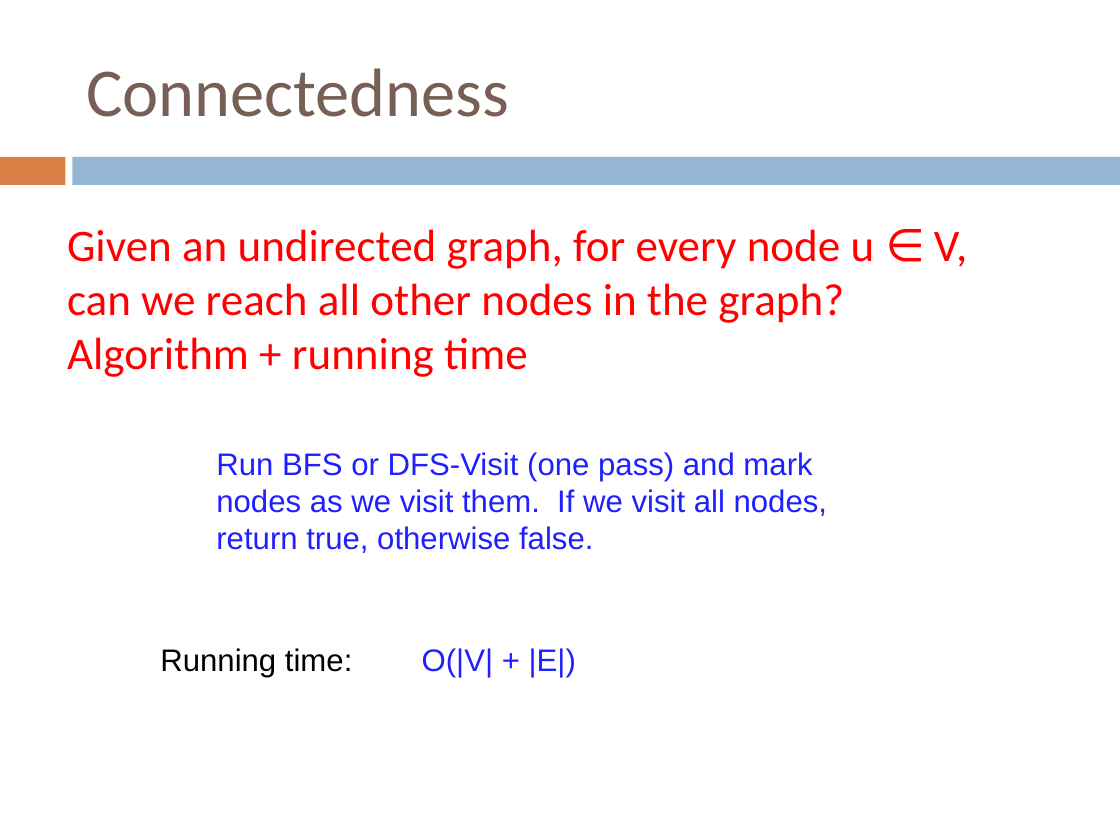
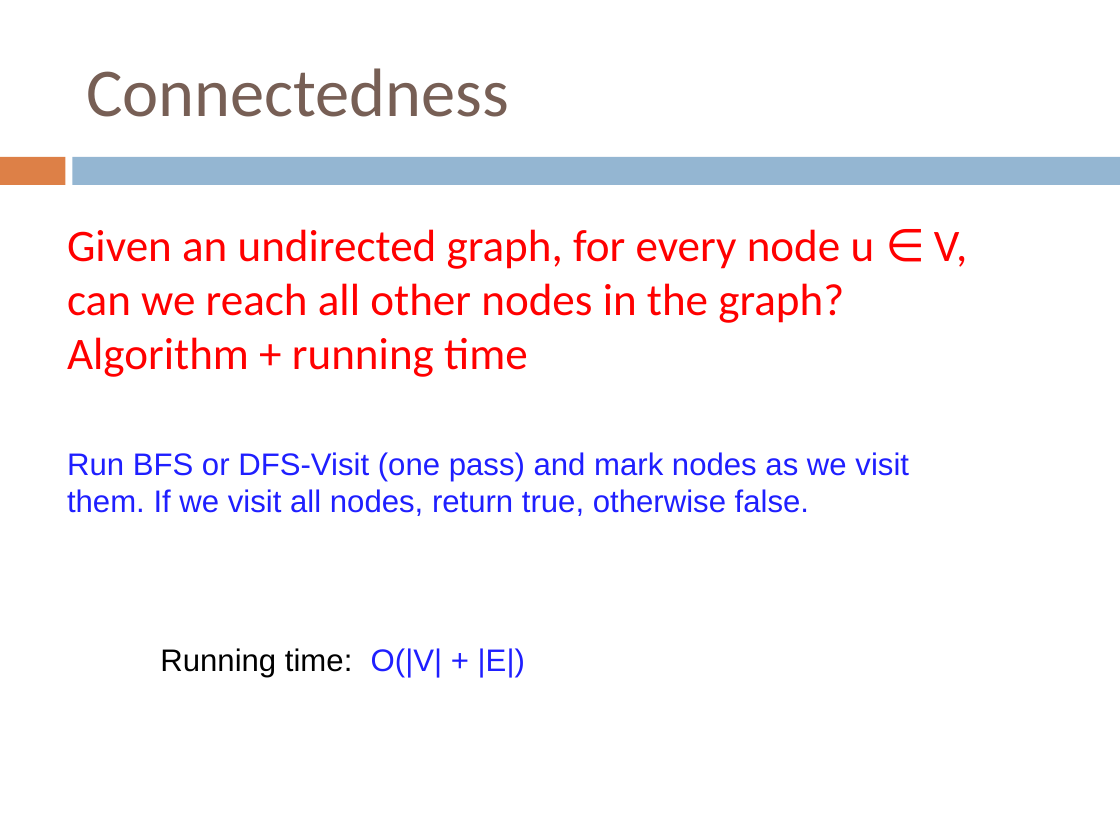
Before and after one commit to Collins-kariuk/Algorithms, a slide deck: slide 3 of Lectures/Lecture 18_More Graph Algorithms.pptx. Drawn at 1120x840 pixels with LibreOffice and Linux fonts; fonts in the diff are those of the drawing. Boxes give left, top, right and bottom in pixels: in the first picture for what was removed or moved away, otherwise in the second. Text is boxed around its words. In the diff, an @@ line names an element or a change of style, - is before the commit and + after.

```diff
--- a/Lectures/Lecture 18_More Graph Algorithms.pptx
+++ b/Lectures/Lecture 18_More Graph Algorithms.pptx
@@ text "Run BFS or DFS-Visit (one ..." rewrapped from box(216, 452, 827, 553) to box(67, 452, 909, 516) @@
@@ text "O(|V| + |E|)": place and size @@
-text "O(|V| + |E|)" at box(422, 648, 576, 677)
+text "O(|V| + |E|)" at box(371, 648, 525, 677)
```
Also in this commit, not shown: 3 other slides changed.
